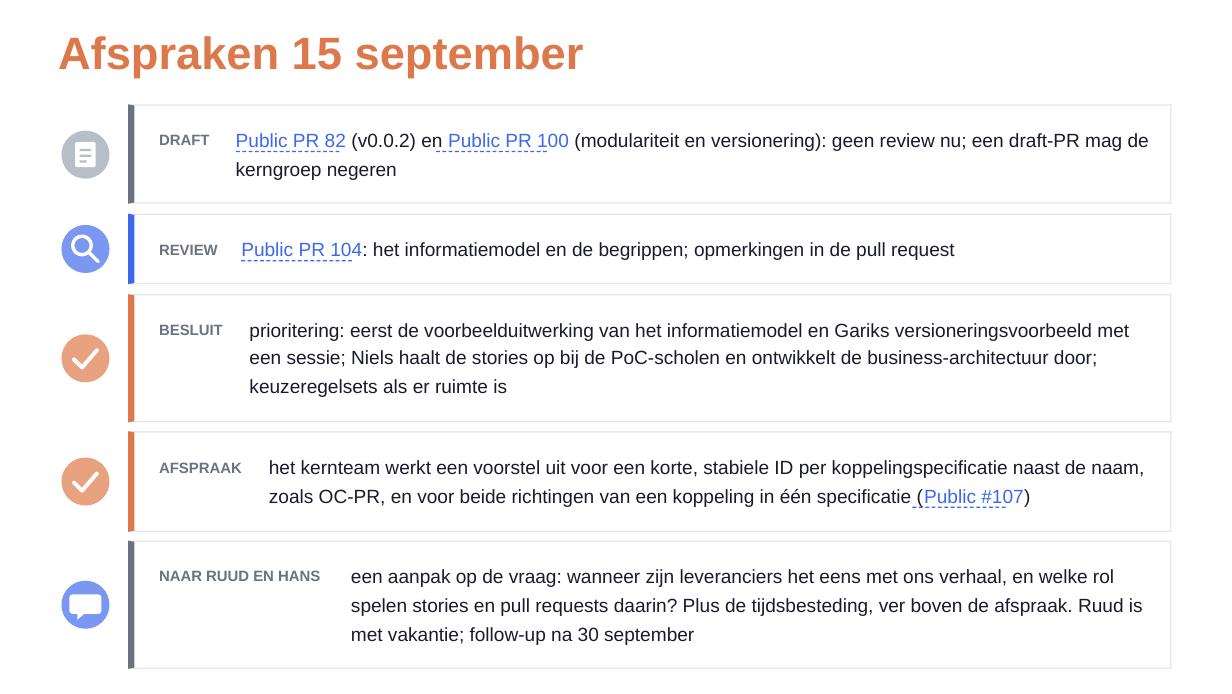
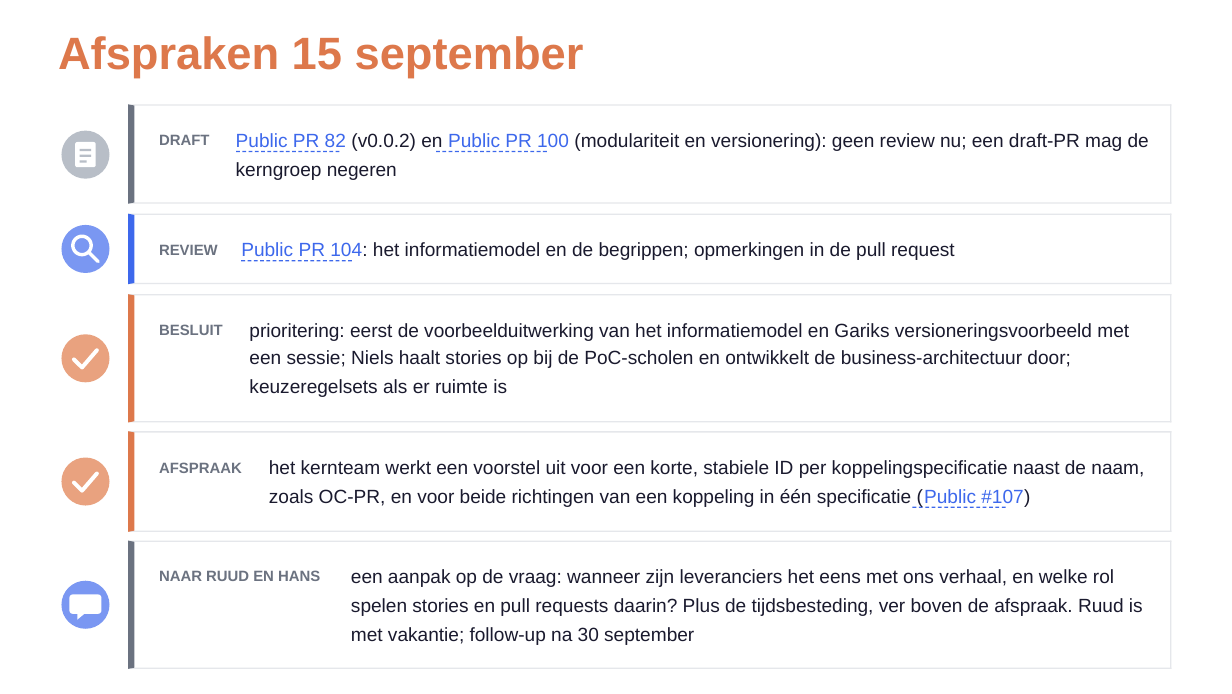
Before and after one commit to Npuls-OKx/meta, a slide deck: slide 39 of presentaties/export/260915_kerngroep_techniek_afspraken/260915_kerngroep_techniek_afspraken.pptx. Drawn at 1232x694 pixels with LibreOffice and Linux fonts; fonts in the diff are those of the drawing; background and template pictures are left out. Boxes give left, top, right and bottom in pixels: in the first picture for what was removed or moved away, otherwise in the second. Text is boxed around its words. In the diff, an @@ line names an element or a change of style, - is before the commit and + after.

```diff
--- a/presentaties/export/260915_kerngroep_techniek_afspraken/260915_kerngroep_techniek_afspraken.pptx
+++ b/presentaties/export/260915_kerngroep_techniek_afspraken/260915_kerngroep_techniek_afspraken.pptx
@@ text at bbox=[249, 350, 1070, 368]: text changed @@
-een sessie; Niels haalt de stories op bij de PoC-scholen en ontwikkelt de business-architectuur door;
+een sessie; Niels haalt stories op bij de PoC-scholen en ontwikkelt de business-architectuur door;
```
Also in this commit, not shown: 1 other slide changed, 2 other files.
